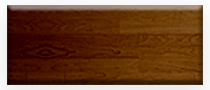
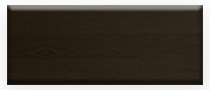
Before/after of a w=210, h=90 layered artwork. What changed in the layer stack:
added layer "图层 4 拷贝" (99%) above "图层 5" over [7, 5, 203, 85]
hid "图层 4" over [7, 5, 203, 85]
